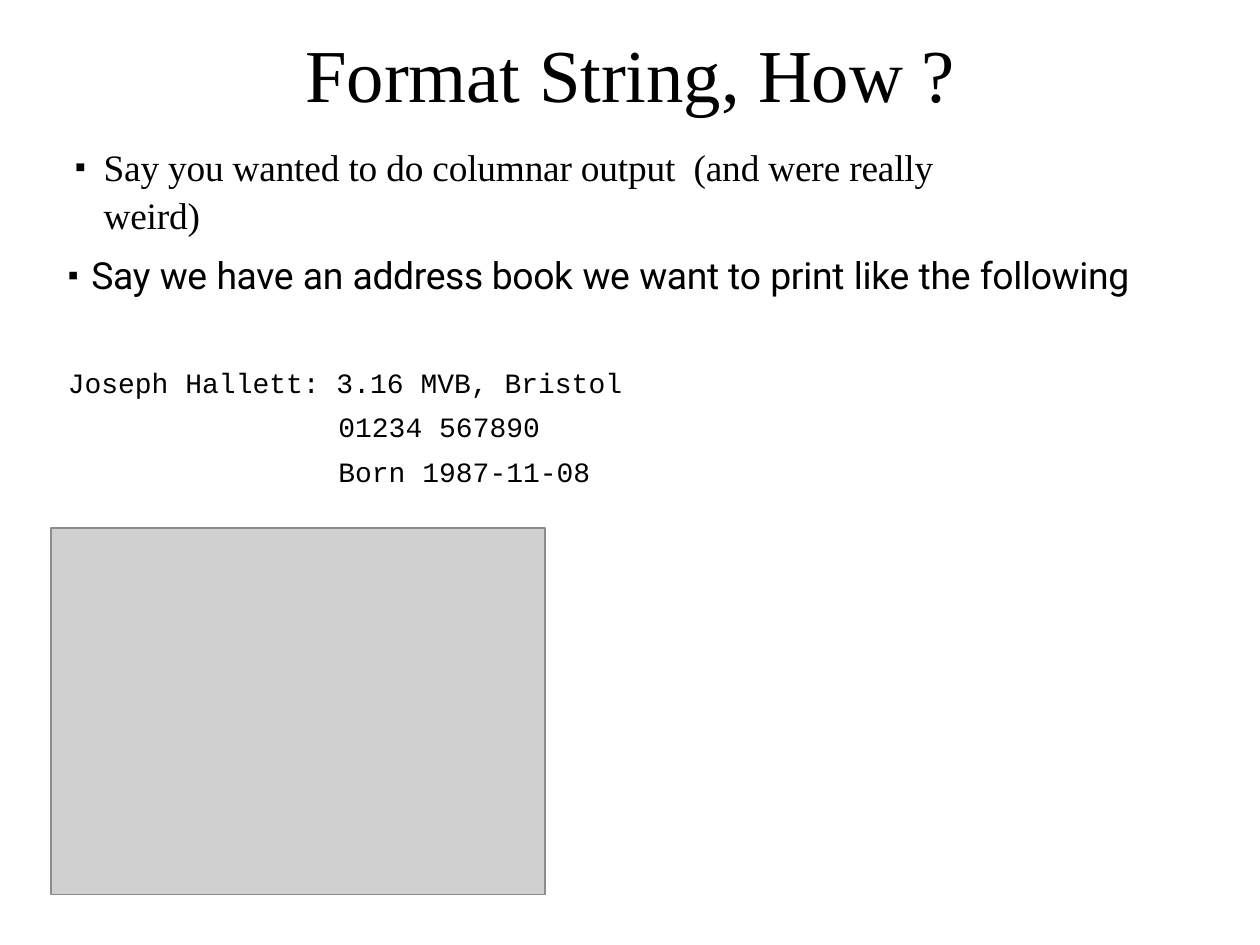
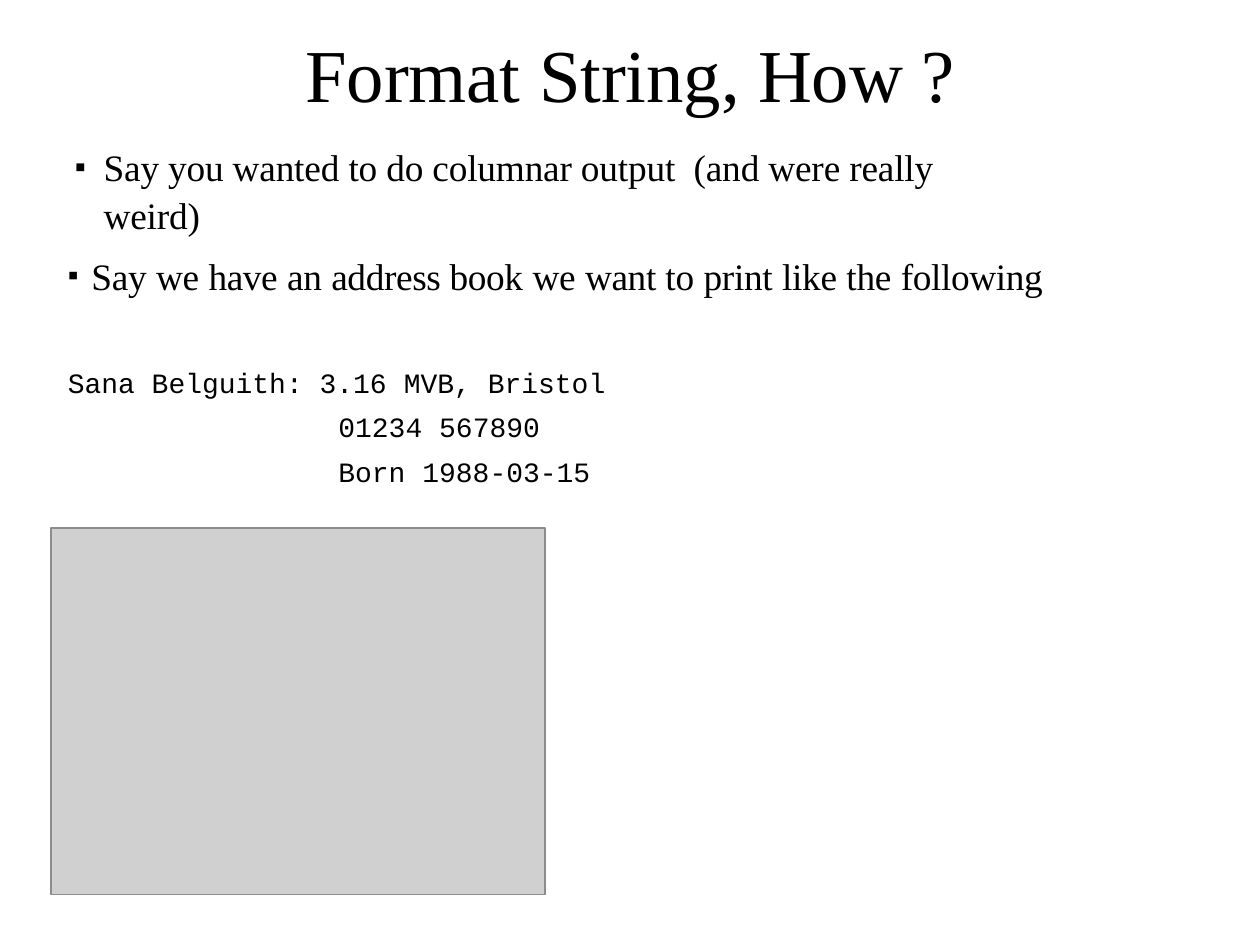
Before and after one commit to cs-uob/COMS20012, a slide deck: slide 33 of docs/slides/Intro to Software Security.pptx (slide 32 before the commit). Drawn at 1260x945 pixels with LibreOffice and Linux fonts; fonts in the diff are those of the drawing; grey boxes stand for pictures. Boxes give left, top, right and bottom in pixels: in the first picture for what was removed or moved away, otherwise in the second. Text is boxed around its words. In the diff, an @@ line names an element or a change of style, - is before the commit and + after.

```diff
--- a/docs/slides/Intro to Software Security.pptx
+++ b/docs/slides/Intro to Software Security.pptx
@@ text at (91, 263, 1043, 297): font Roboto to Times New Roman in "Say we have an address book we ..." @@
@@ text at (68, 373, 606, 399): text changed @@
-Joseph Hallett: 3.16 MVB, Bristol
+Sana Belguith: 3.16 MVB, Bristol
@@ text at (338, 463, 590, 483): text changed @@
-Born 1987-11-08
+Born 1988-03-15
```
Also in this commit, not shown: 7 other slides changed, 1 slide added.
